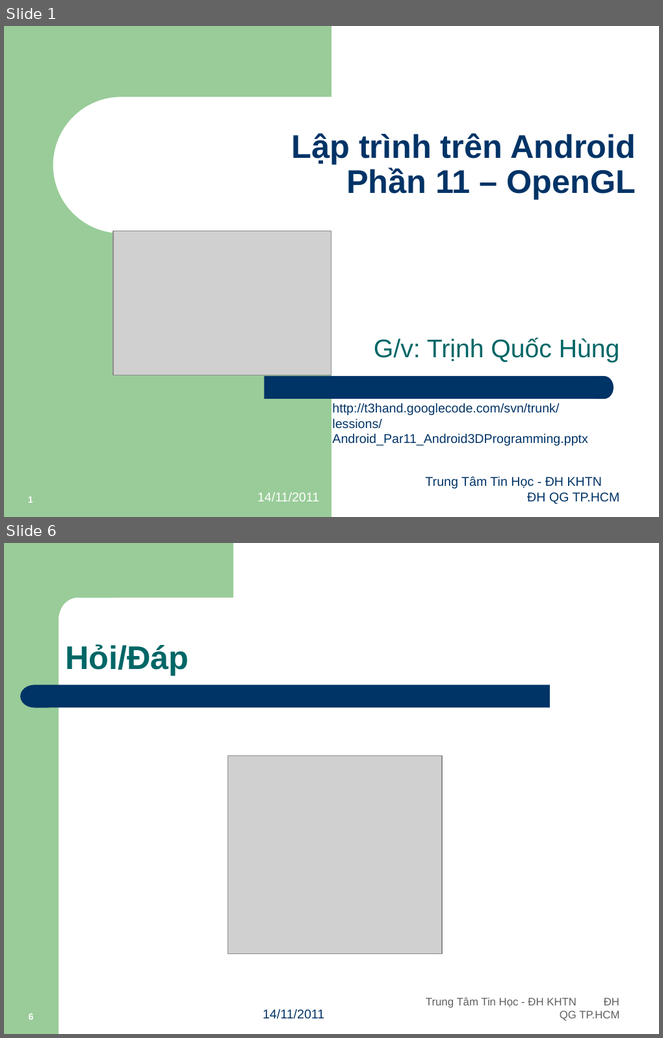
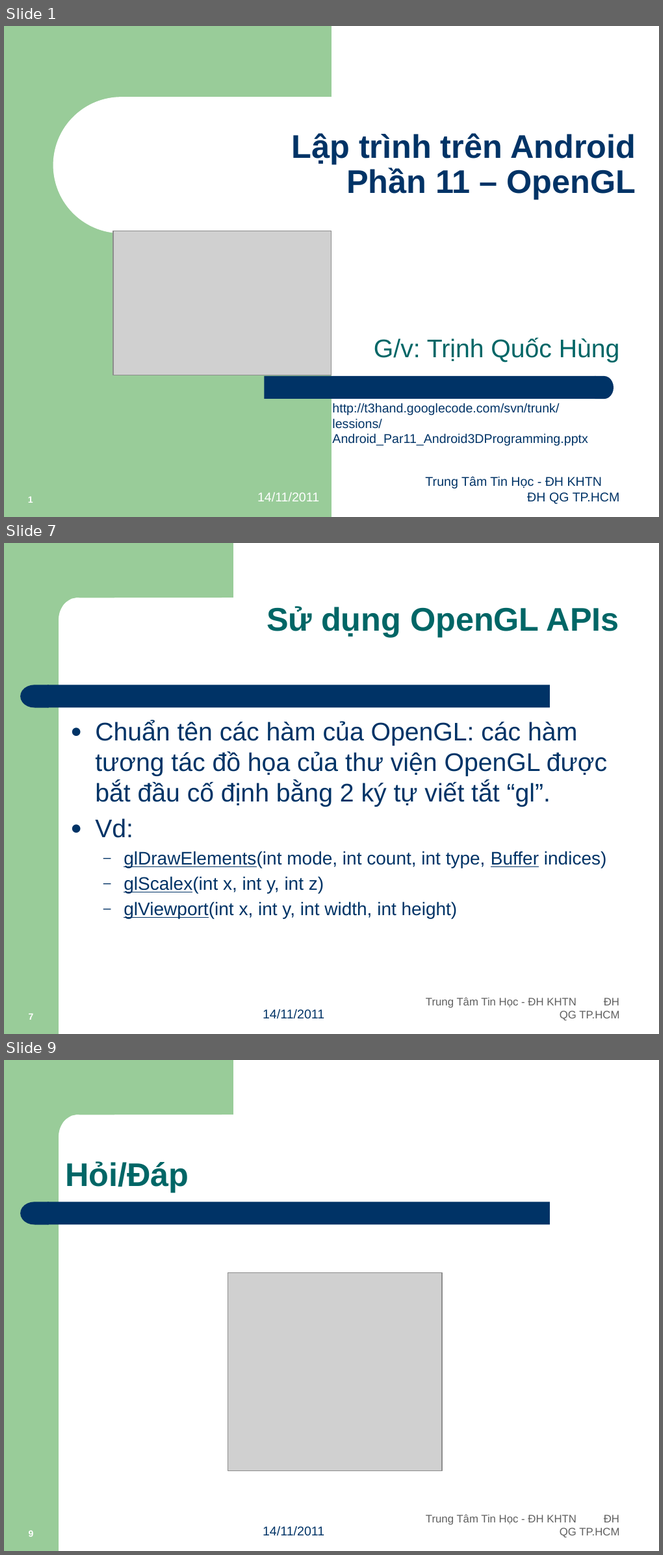
Before and after one commit to Timon-CHP/t3hand, a slide deck: lessions/Android_Par11_Android3DProgramming.pptx. Shown one above the other, each under a label of ours: slides 1 and 6 before the commit, slides 1, 7 and 9 after it; the slides between them are not shown. The pictures are 663x1038 and 663x1555 pixels, drawn with LibreOffice and Linux fonts; fonts in the diff are those of the drawing; grey boxes stand for pictures. Boxes give left, top, right and bottom in pixels: in the first picture for what was removed or moved away, otherwise in the second. Text is boxed around its words. In the diff, an @@ line names an element or a change of style, - is before the commit and + after.

```diff
--- a/lessions/Android_Par11_Android3DProgramming.pptx
+++ b/lessions/Android_Par11_Android3DProgramming.pptx
@@ slide 7 added at [4, 543, 659, 1034], background #FFFFFF; not listed: 4 template elements that a slide beside it also shows @@
@@ title added at [267, 606, 620, 637], 36 pt, text #006666, bold @@
+Sử dụng OpenGL APIs
@@ text added at [95, 720, 607, 919], 20 pt, text #003366 @@
+● Chuẩn tên các hàm của OpenGL: các hàm tương tác đồ họa của thư viện OpenGL được bắt đầu cố định bằng 2 ký tự viết tắt “gl”.
+● Vd:
+  – glDrawElements(int mode, int count, int type, Buffer indices)
+  – glScalex(int x, int y, int z)
+  – glViewport(int x, int y, int width, int height)
@@ text added at [263, 1009, 324, 1019], 14 pt, text #003366 @@
+14/11/2011
@@ text added at [426, 998, 620, 1021], 12 pt, text #5F5F5F @@
+Trung Tâm Tin Học - ĐH KHTN ĐH QG TP.HCM
@@ page number added at [29, 1014, 34, 1020], 10 pt, text #FFFFFF, bold @@
+7
@@ what was slide 6 is now slide 9 @@
```
Also in this commit, not shown: 1 slide changed, 5 other slides added, 3 slides removed.
